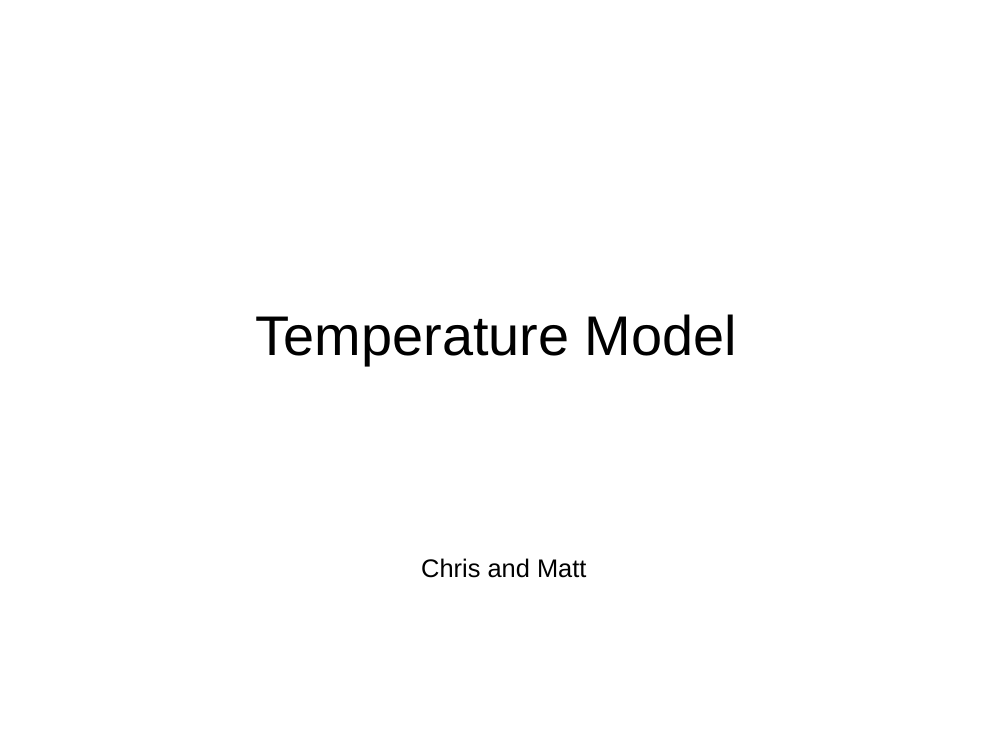
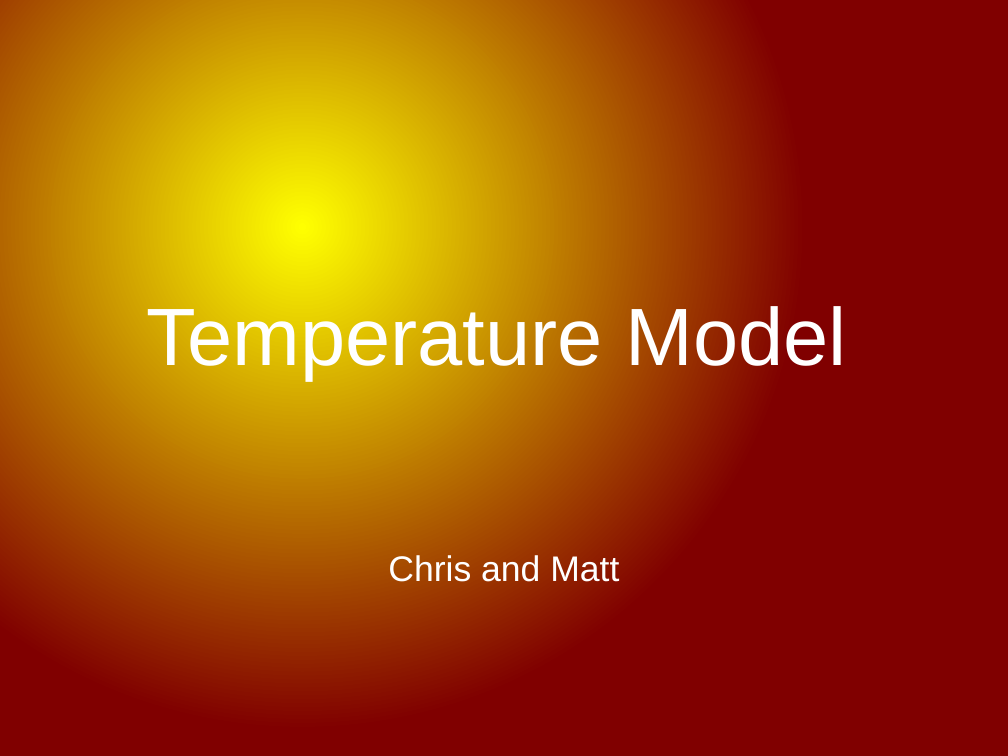
Before and after one commit to grd349/LearningLAMOST, a slide deck: slide 1 of Plots/TempModPresent.odp. Drawn at 1008x756 pixels with LibreOffice and Linux fonts; fonts in the diff are those of the drawing. Boxes give left, top, right and bottom in pixels: in the first picture for what was removed or moved away, otherwise in the second. Text is boxed around its words. In the diff, an @@ line names an element or a change of style, - is before the commit and + after.

```diff
--- a/Plots/TempModPresent.odp
+++ b/Plots/TempModPresent.odp
@@ background #FFFFFF to gradient #FFFF00 to #800000 @@
@@ title "Temperature Model" at (x1=147, y1=301, x2=846, y2=380): size 44 to 64 pt, text colour #000000 to #FFFFFF @@
@@ subtitle "Chris and Matt" at (x1=388, y1=555, x2=619, y2=582): size 20 to 28 pt, text colour #000000 to #FFFFFF @@
```
Also in this commit, not shown: 6 other slides changed, 3 slides added.
